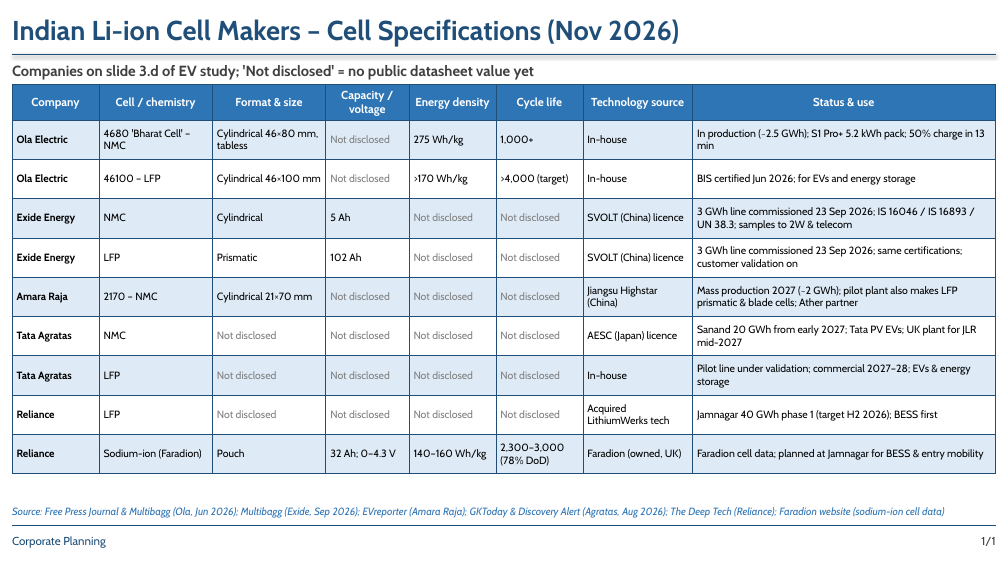
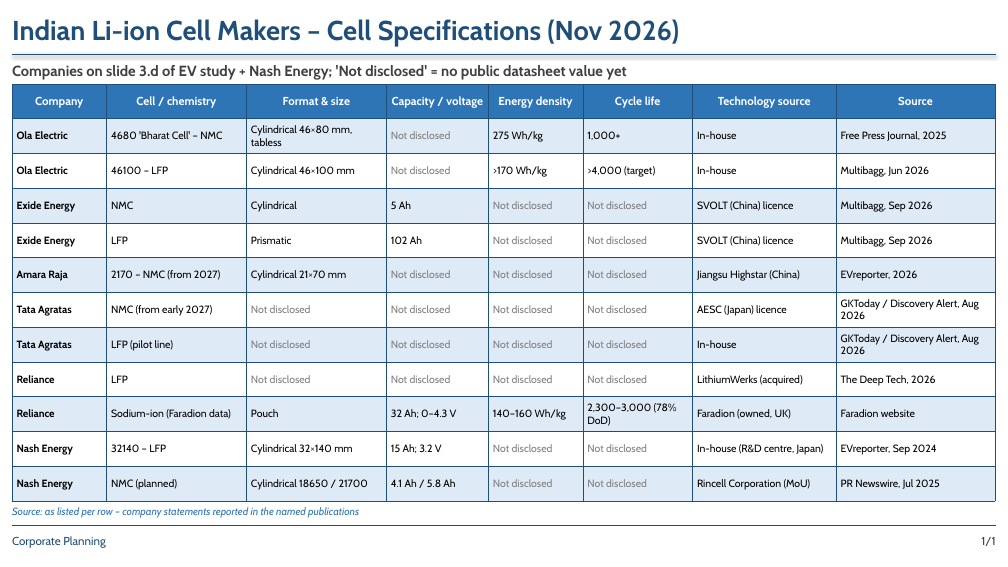
Before and after one commit to Crypto-ashish/ev, a slide deck: slide 1 of Indian Cell Makers - Cell Specs Nov 2026.pptx. Drawn at 1008x567 pixels with LibreOffice and Linux fonts; fonts in the diff are those of the drawing. Boxes give left, top, right and bottom in pixels: in the first picture for what was removed or moved away, otherwise in the second. Text is boxed around its words. In the diff, an @@ line names an element or a change of style, - is before the commit and + after.

```diff
--- a/Indian Cell Makers - Cell Specs Nov 2026.pptx
+++ b/Indian Cell Makers - Cell Specs Nov 2026.pptx
@@ text at <box>12,65,626,80</box>: text changed @@
-Companies on slide 3.d of EV study; 'Not disclosed' = no public datasheet value yet
+Companies on slide 3.d of EV study + Nash Energy; 'Not disclosed' = no public datasheet value yet
@@ table at <box>12,85,995,501</box> @@
-row 1: Company | Cell / chemistry | Format & size | Capacity / voltage | Energy density | Cycle life | Technology source | Status & use
-row 2: Ola Electric | 4680 'Bharat Cell' – NMC | Cylindrical 46×80 mm, tabless | Not disclosed | 275 Wh/kg | 1,000+ | In-house | In production (~2.5 GWh); S1 Pro+ 5.2 kWh pack; 50% charge in 13 min
-row 3: Ola Electric | 46100 – LFP | Cylindrical 46×100 mm | Not disclosed | >170 Wh/kg | >4,000 (target) | In-house | BIS certified Jun 2026; for EVs and energy storage
-row 4: Exide Energy | NMC | Cylindrical | 5 Ah | Not disclosed | Not disclosed | SVOLT (China) licence | 3 GWh line commissioned 23 Sep 2026; IS 16046 / IS 16893 / UN 38.3; samples to 2W & telecom
-row 5: Exide Energy | LFP | Prismatic | 102 Ah | Not disclosed | Not disclosed | SVOLT (China) licence | 3 GWh line commissioned 23 Sep 2026; same certifications; customer validation on
-row 6: Amara Raja | 2170 – NMC | Cylindrical 21×70 mm | Not disclosed | Not disclosed | Not disclosed | Jiangsu Highstar (China) | Mass production 2027 (~2 GWh); pilot plant also makes LFP prismatic & blade cells; Ather partner
-row 7: Tata Agratas | NMC | Not disclosed | Not disclosed | Not disclosed | Not disclosed | AESC (Japan) licence | Sanand 20 GWh from early 2027; Tata PV EVs; UK plant for JLR mid-2027
-row 8: Tata Agratas | LFP | Not disclosed | Not disclosed | Not disclosed | Not disclosed | In-house | Pilot line under validation; commercial 2027–28; EVs & energy storage
-row 9: Reliance | LFP | Not disclosed | Not disclosed | Not disclosed | Not disclosed | Acquired LithiumWerks tech | Jamnagar 40 GWh phase 1 (target H2 2026); BESS first
-row 10: Reliance | Sodium-ion (Faradion) | Pouch | 32 Ah; 0–4.3 V | 140–160 Wh/kg | 2,300–3,000 (78% DoD) | Faradion (owned, UK) | Faradion cell data; planned at Jamnagar for BESS & entry mobility
+row 1: Company | Cell / chemistry | Format & size | Capacity / voltage | Energy density | Cycle life | Technology source | Source
+row 2: Ola Electric | 4680 'Bharat Cell' – NMC | Cylindrical 46×80 mm, tabless | Not disclosed | 275 Wh/kg | 1,000+ | In-house | Free Press Journal, 2025
+row 3: Ola Electric | 46100 – LFP | Cylindrical 46×100 mm | Not disclosed | >170 Wh/kg | >4,000 (target) | In-house | Multibagg, Jun 2026
+row 4: Exide Energy | NMC | Cylindrical | 5 Ah | Not disclosed | Not disclosed | SVOLT (China) licence | Multibagg, Sep 2026
+row 5: Exide Energy | LFP | Prismatic | 102 Ah | Not disclosed | Not disclosed | SVOLT (China) licence | Multibagg, Sep 2026
+row 6: Amara Raja | 2170 – NMC (from 2027) | Cylindrical 21×70 mm | Not disclosed | Not disclosed | Not disclosed | Jiangsu Highstar (China) | EVreporter, 2026
+row 7: Tata Agratas | NMC (from early 2027) | Not disclosed | Not disclosed | Not disclosed | Not disclosed | AESC (Japan) licence | GKToday / Discovery Alert, Aug 2026
+row 8: Tata Agratas | LFP (pilot line) | Not disclosed | Not disclosed | Not disclosed | Not disclosed | In-house | GKToday / Discovery Alert, Aug 2026
+row 9: Reliance | LFP | Not disclosed | Not disclosed | Not disclosed | Not disclosed | LithiumWerks (acquired) | The Deep Tech, 2026
+row 10: Reliance | Sodium-ion (Faradion data) | Pouch | 32 Ah; 0–4.3 V | 140–160 Wh/kg | 2,300–3,000 (78% DoD) | Faradion (owned, UK) | Faradion website
+row 11: Nash Energy | 32140 – LFP | Cylindrical 32×140 mm | 15 Ah; 3.2 V | Not disclosed | Not disclosed | In-house (R&D centre, Japan) | EVreporter, Sep 2024
+row 12: Nash Energy | NMC (planned) | Cylindrical 18650 / 21700 | 4.1 Ah / 5.8 Ah | Not disclosed | Not disclosed | Rincell Corporation (MoU) | PR Newswire, Jul 2025
@@ text at <box>12,507,359,518</box>: text changed @@
-Source: Free Press Journal & Multibagg (Ola, Jun 2026); Multibagg (Exide, Sep 2026); EVreporter (Amara Raja); GKToday & Discovery Alert (Agratas, Aug 2026); The Deep Tech (Reliance); Faradion website (sodium-ion cell data)
+Source: as listed per row – company statements reported in the named publications
```
